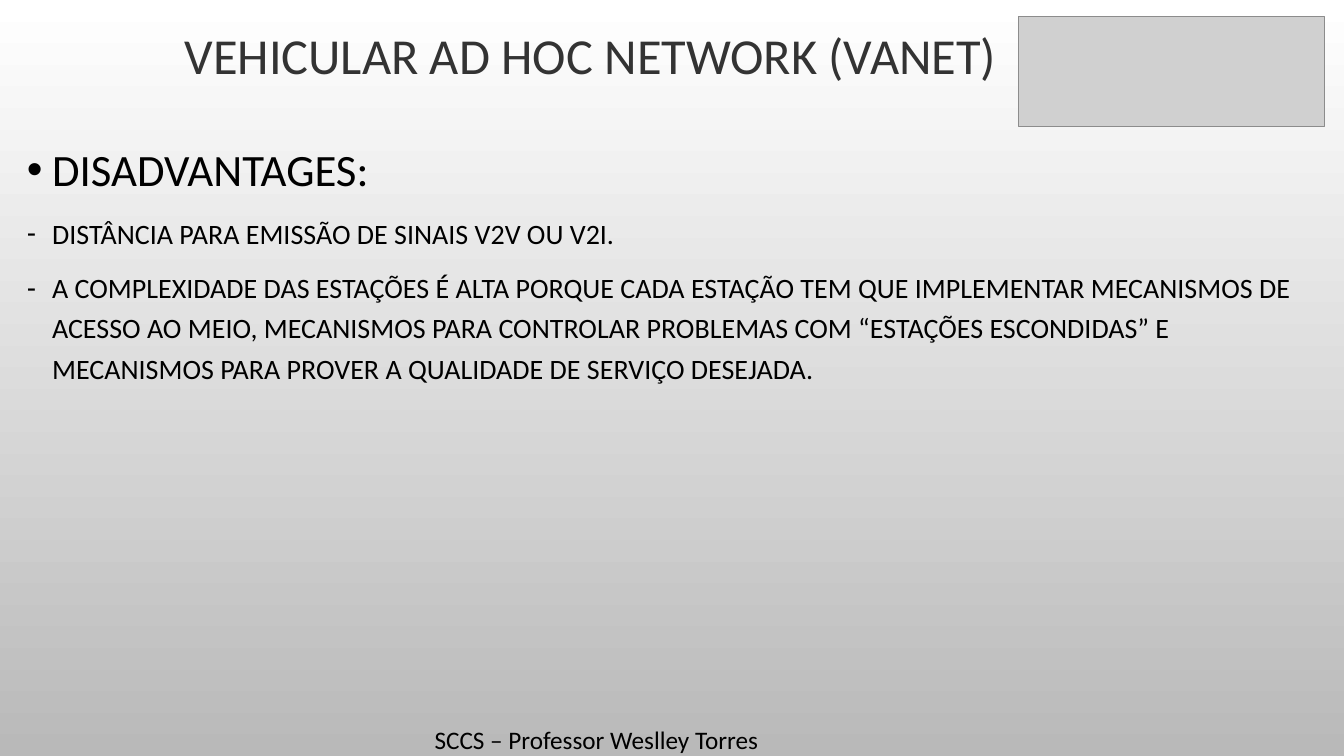
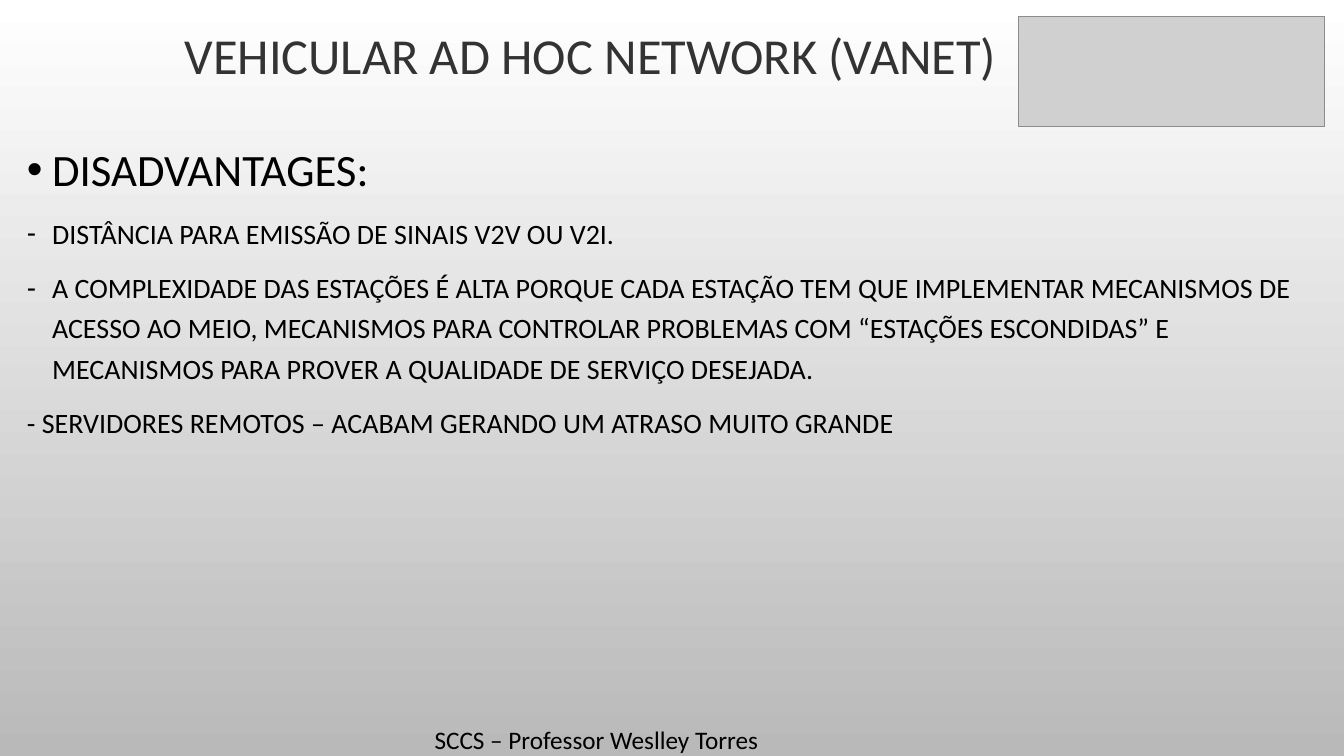
Before and after one commit to Massatoshi/SCCS-Trabalho, a slide deck: slide 6 of PPTS/VANET-Explicações.pptx (slide 4 before the commit). Drawn at 1344x756 pixels with LibreOffice and Linux fonts; fonts in the diff are those of the drawing; grey boxes stand for pictures; background and template pictures are left out. Boxes give left, top, right and bottom in pixels: in the first picture for what was removed or moved away, otherwise in the second. Text is boxed around its words. In the diff, an @@ line names an element or a change of style, - is before the commit and + after.

```diff
--- a/PPTS/VANET-Explicações.pptx
+++ b/PPTS/VANET-Explicações.pptx
@@ text at [42,415,893,433]: paragraph added @@
+- SERVIDORES REMOTOS – ACABAM GERANDO UM ATRASO MUITO GRANDE
```
Also in this commit, not shown: 4 other slides changed, 5 slides added, 1 other file.
